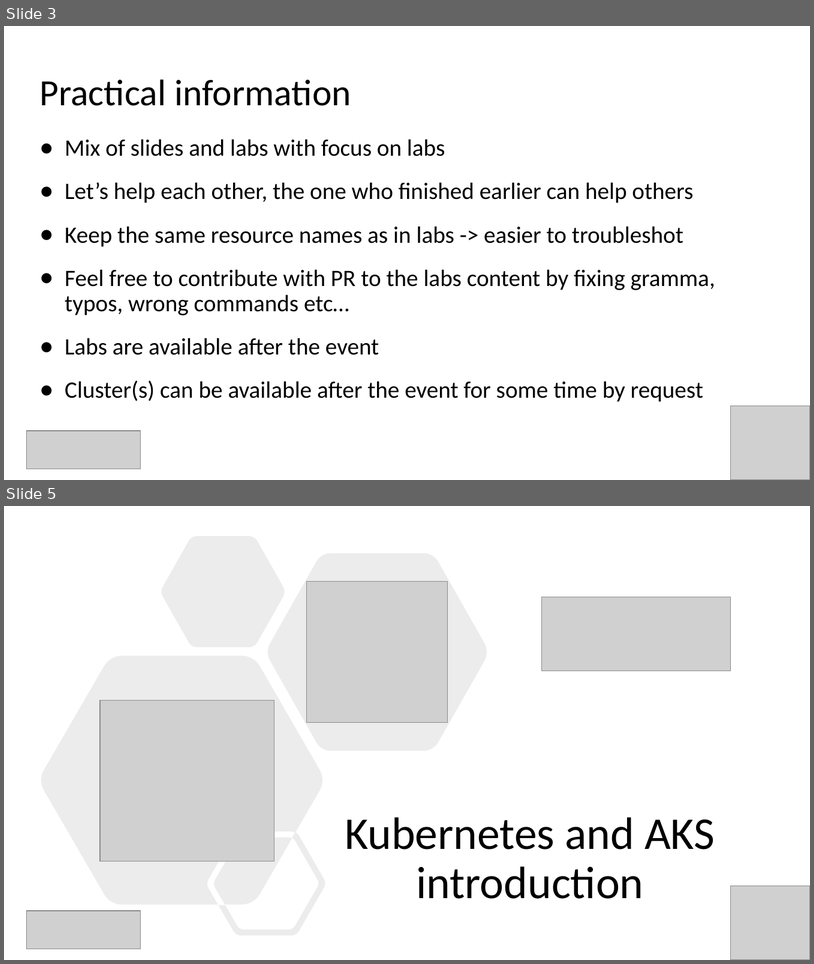
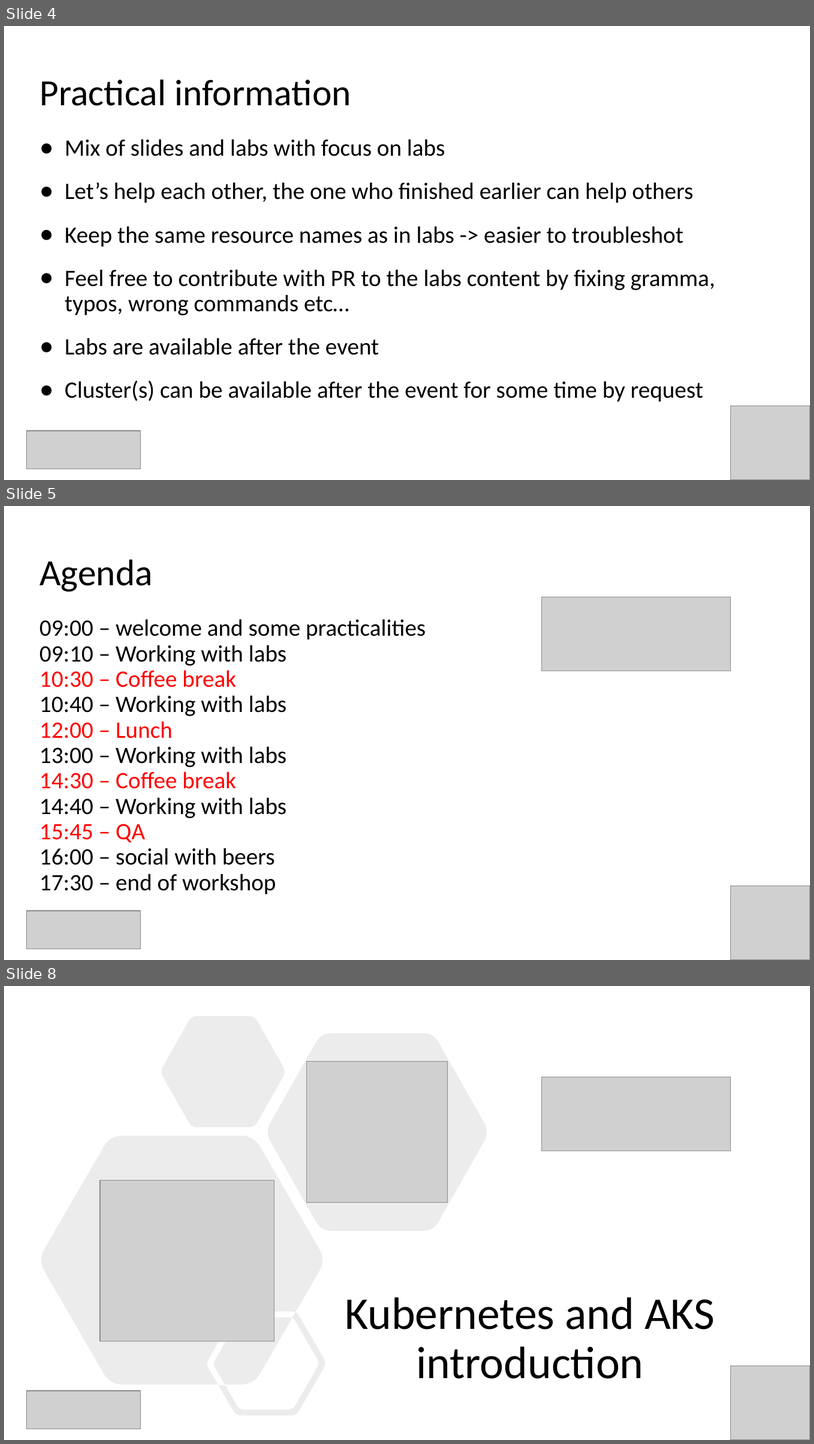
Before and after one commit to Infrastructure-AsCode/aks-101, a slide deck: slides/k8s-101.pptx. Shown one above the other, each under a label of ours: slides 3 and 5 before the commit, slides 4, 5 and 8 after it; the slides between them are not shown. The pictures are 814x964 and 814x1444 pixels, drawn with LibreOffice and Linux fonts; fonts in the diff are those of the drawing; grey boxes stand for pictures. Boxes give left, top, right and bottom in pixels: in the first picture for what was removed or moved away, otherwise in the second. Text is boxed around its words. In the diff, an @@ line names an element or a change of style, - is before the commit and + after.

```diff
--- a/slides/k8s-101.pptx
+++ b/slides/k8s-101.pptx
@@ slide 5 added at [4, 506, 810, 960], background #FFFFFF @@
@@ title added at [39, 559, 153, 592], 44 pt, text #000000 @@
+Agenda
@@ picture added at [542, 597, 731, 670] @@
@@ text added at [39, 619, 426, 894], 28 pt, text #000000 @@
+09:00 – welcome and some practicalities
+09:10 – Working with labs
+10:30 – Coffee break
+10:40 – Working with labs
+12:00 – Lunch
+13:00 – Working with labs
+14:30 – Coffee break
+14:40 – Working with labs
+15:45 – QA
+16:00 – social with beers
+17:30 – end of workshop
@@ picture added at [731, 885, 810, 960] @@
@@ picture added at [27, 911, 141, 949] @@
@@ what was slide 3 is now slide 4 @@
@@ what was slide 5 is now slide 8 @@
```
Also in this commit, not shown: 1 slide changed, 3 other slides added, 1 slide removed, 13 other files.
